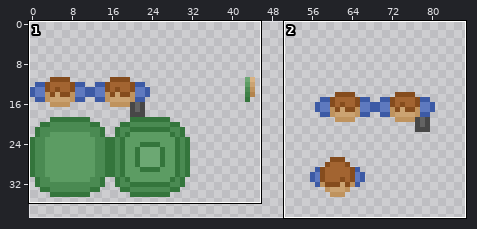
Two states of a sprite sheet, www/media/spritesheet.png. The first picture is a wide view before the edit; the outline marks the close-up.
Close-up. The starting point:
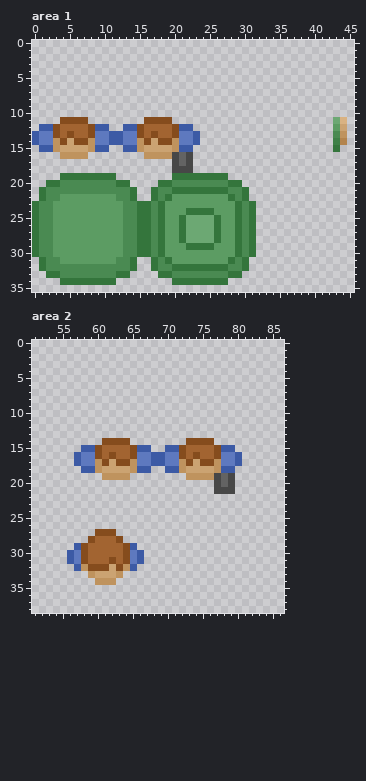
The file is 128x128 pixels. Shown: area 1: x 0..45, y 0..35; area 2: x 51..86, y 0..38. The old version is drawn lined up with the new one. The wide view leaves out empty margins.
After:
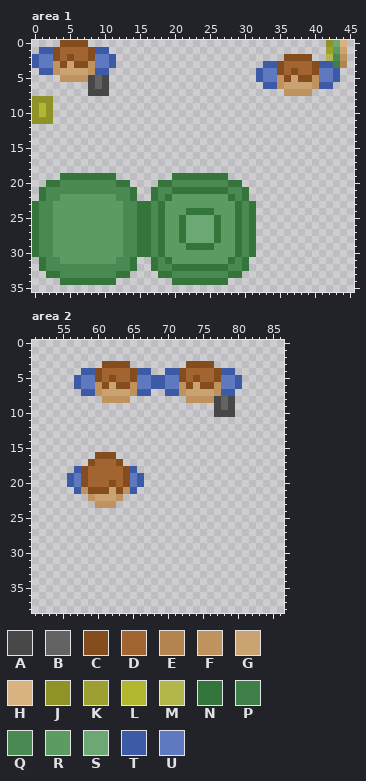
Palette (. is transparent): A #474747  B #636363  C #854c1d  D #a26431  E #b3844d  F #bf935e  G #cba372  H #d9b282  J #8f9327  K #9ca030  L #b2b730  M #b3b74b  N #34753c  P #3e8047  Q #4a8a52  R #5c9c63  S #6ca873  T #3c5aa5  U #5e79bf
What changed:
whole drawing moved by +0,+11 (the old picture is shown already moved)
Changed rows in their new state; - is an unchanged pixel.
Area 1:
first column x 0:
 0 ----CCCC----------------------------------JSH
 1 -TTCDDDDCTT-------------------------------KRG
 2 TUUCDCDDCUUT------------------------CCCC--MQF
 3 TUUFCGCCFUUT---------------------TTCDDDDCTTPE
 4 -TTFGGGGFTT---------------------TUUCDCDDCUUT-
 5 ----FFFFABA---------------------TUUFCGCCFUUT-
 6 --------ABA----------------------TTFGGGGFTT--
 7 --------AAA-------------------------FFFF-----
 8 JJJ------------------------------------------
 9 JLJ------------------------------------------
10 JLJ------------------------------------------
11 JJJ-....--------....-----------------------..
12 -..........--..........--------------------..
13 ........................-------------------..
14 ........................-------------------..
15 -..........--..........--------------------.-
16 ----....--------.......----------------------
17 --------------------...----------------------
18 --------------------...----------------------
Area 2:
first column x 57:
 3 ----CCCC--------CCCC----
 4 -TTCDDDDCTT--TTCDDDDCTT-
 5 TUUCDCDDCUUTTUUCDCDDCUUT
 6 TUUFCGCCFUUTTUUFCGCCFUUT
 7 -TTFGGGGFTT--TTFGGGGFTT-
 8 ----FFFF--------FFFFABA-
 9 --------------------ABA-
10 --------------------AAA-
first column x 56:
14 -----....--------....----
15 --..........--..........-
16 -...-C-..................
17 -..CDDD-.................
18 -TCDDDDDCT..--..........-
19 TUCDDDDDCUT------.......-
20 TUCDDDCDCUT----------...-
21 -TFCCCGCFT-----------...-
22 ---FGGGF-----------------
23 ----FFF------------------
first column x 56:
27 ----...----
28 ---.....---
29 -.........-
30 ...........
31 ...........
32 -.........-
33 ---.....---
34 ----...----
